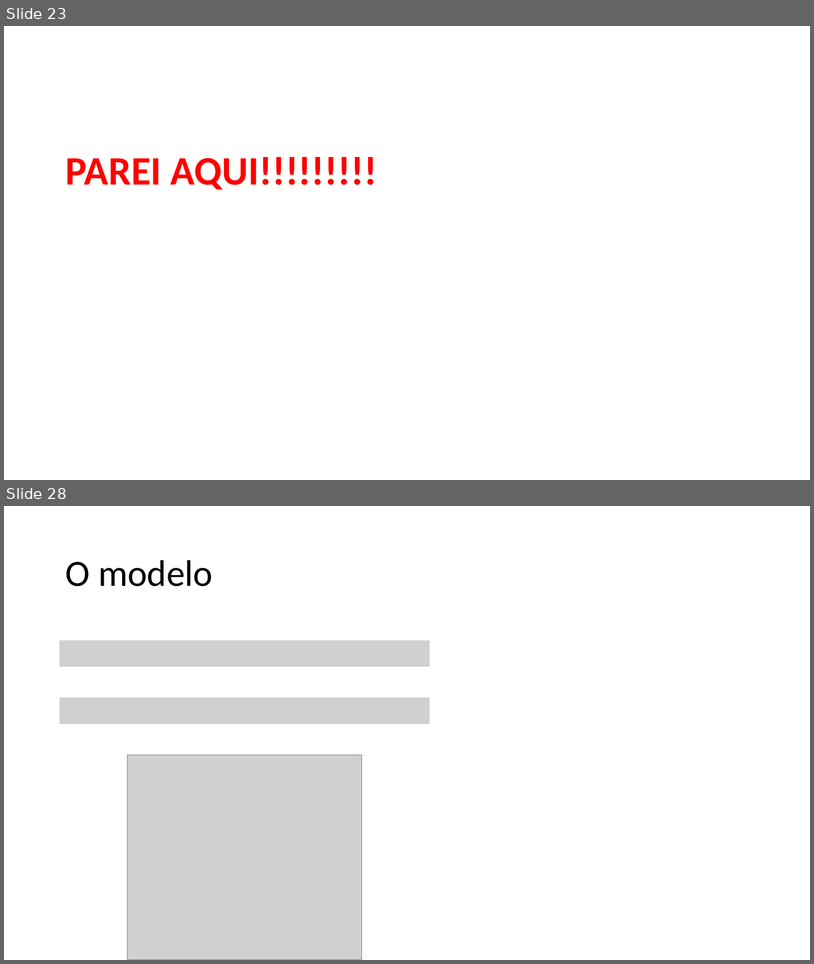
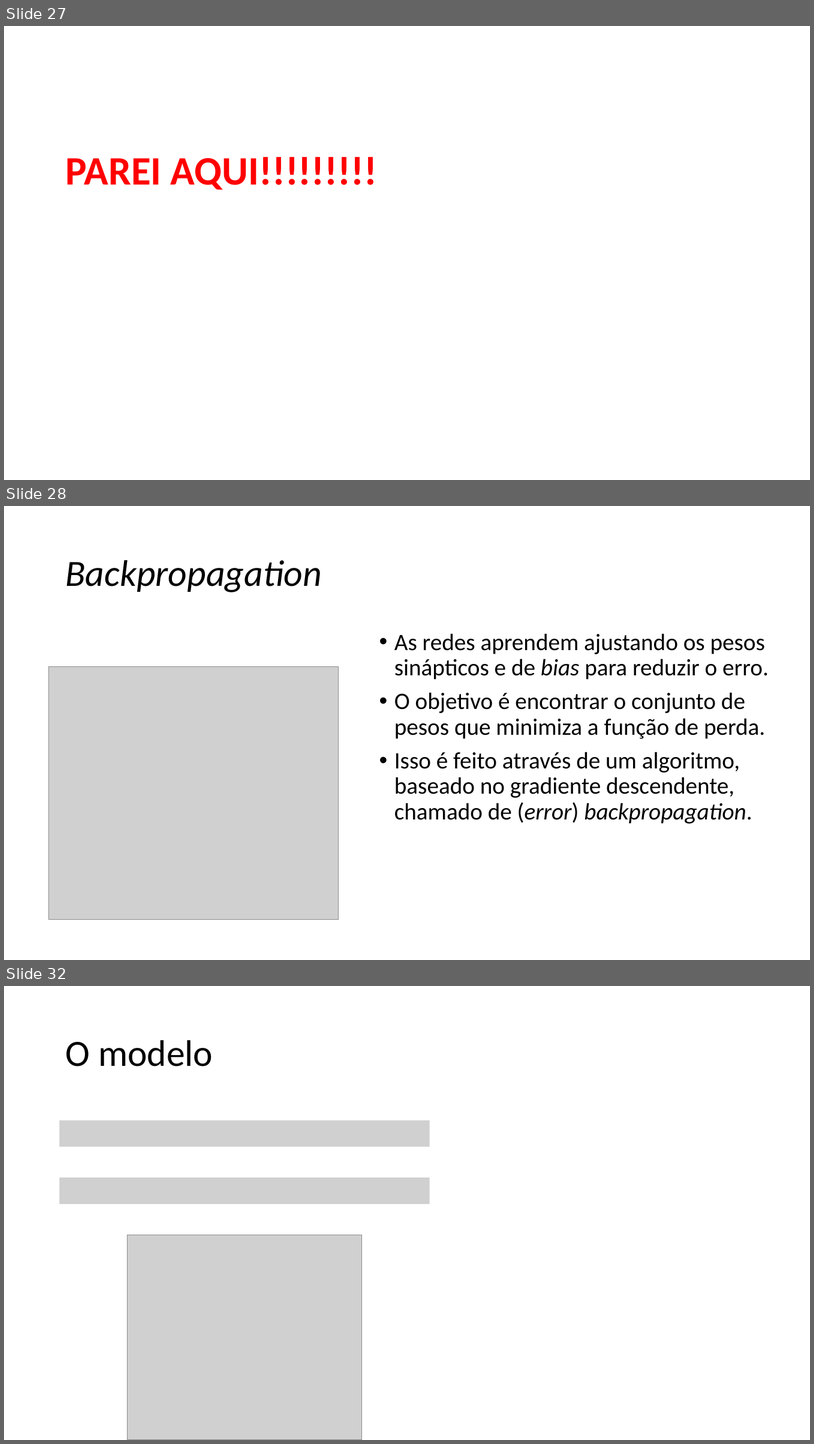
Before and after one commit to zz4fap/c24_inteligencia_artificial, a slide deck: slides/C24_MLP.pptx. Shown one above the other, each under a label of ours: slides 23 and 28 before the commit, slides 27, 28 and 32 after it; the slides between them are not shown. The pictures are 814x964 and 814x1444 pixels, drawn with LibreOffice and Linux fonts; fonts in the diff are those of the drawing; grey boxes stand for pictures. Boxes give left, top, right and bottom in pixels: in the first picture for what was removed or moved away, otherwise in the second. Text is boxed around its words. In the diff, an @@ line names an element or a change of style, - is before the commit and + after.

```diff
--- a/slides/C24_MLP.pptx
+++ b/slides/C24_MLP.pptx
@@ slide 28 added at (4,506,810,960), background #FFFFFF @@
@@ title added at (65,560,321,592), 44 pt, text #000000, italic @@
+Backpropagation
@@ text added at (395,633,769,823), 28 pt, text #000000 @@
+• As redes aprendem ajustando os pesos sinápticos e de bias para reduzir o erro.
+• O objetivo é encontrar o conjunto de pesos que minimiza a função de perda.
+• Isso é feito através de um algoritmo, baseado no gradiente descendente, chamado de (error) backpropagation.
@@ picture added at (49,666,339,919) @@
@@ what was slide 23 is now slide 27 @@
@@ what was slide 28 is now slide 32 @@
```
Also in this commit, not shown: 2 slides changed, 6 other slides added, 3 slides removed.
